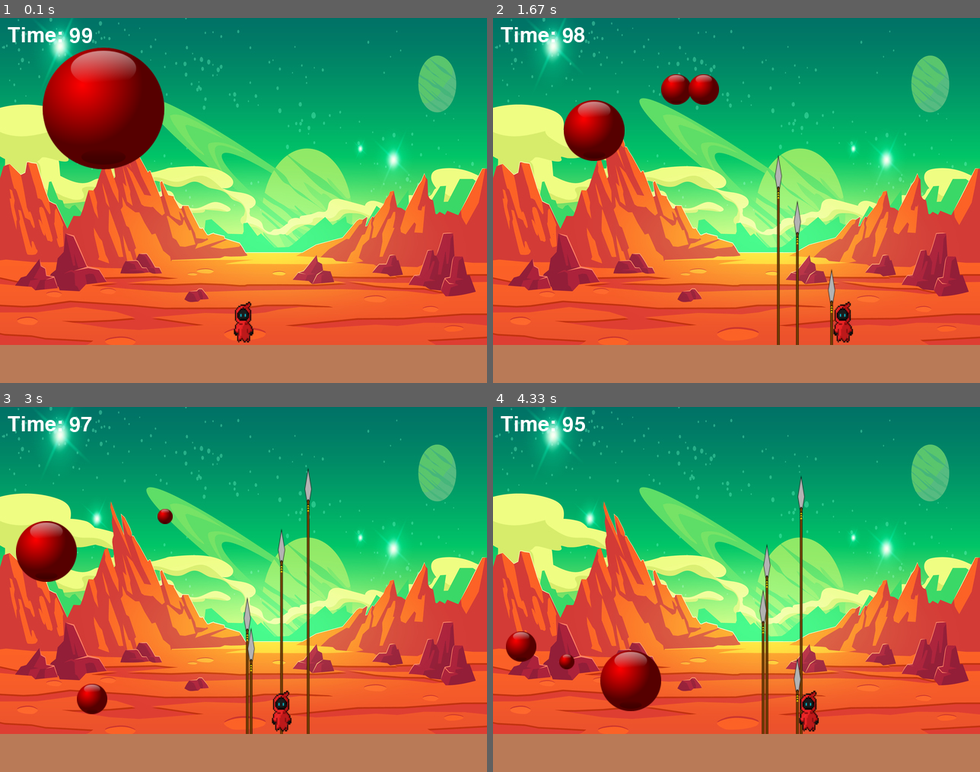
Above: before the commit, frames 1-4 (two rows, left to right).
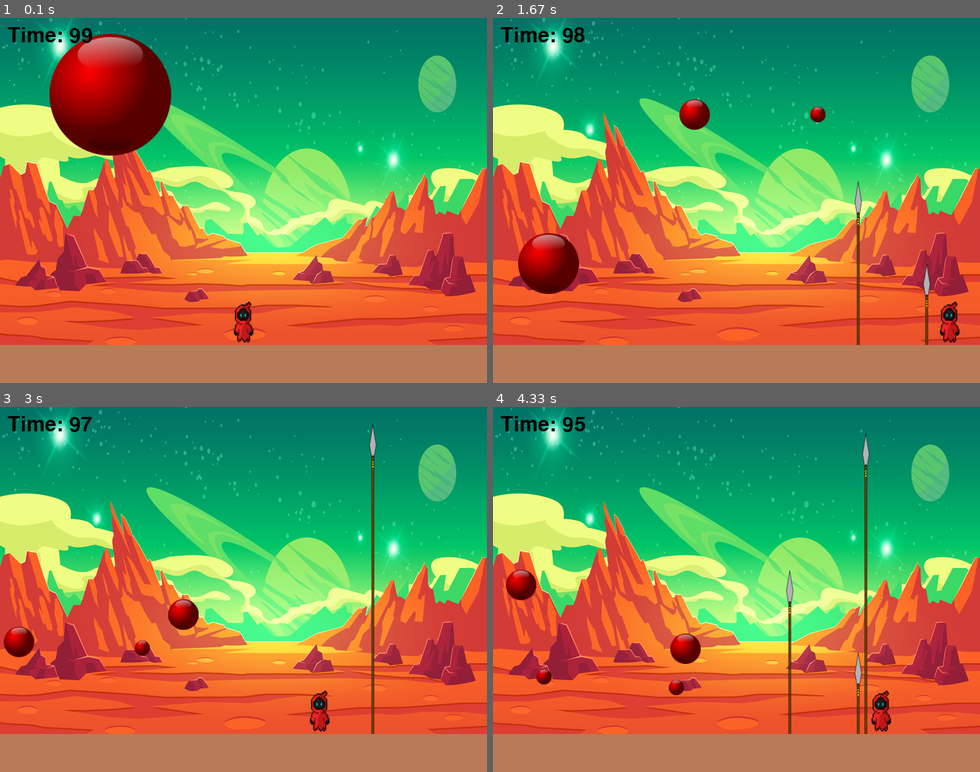
Above: after the commit, the same moments.

Repository: kyle456/pang-game
Game: pygame game, started from pygame_project/6_gameover.py
The game is run twice, just before and just after one commit, with the same random seed, the same clock (stepped at 60 frames per second) and the same inputs.
Inputs:
- Up to frame 1 (0.1 s): no input
- Up to frame 2 (1.67 s): tap Space at 0.33, 0.73, 1.03, 1.23, 1.53 s; hold Right 0.67-1.13 s; hold Right 1.17-1.63 s
- Up to frame 3 (3 s): hold Left 1.67-2.2 s; tap Space at 1.73, 2.03, 2.3, 2.6, 2.73 s; hold Left 2.23-2.63 s; hold Right from 2.67 s (still down)
- Up to frame 4 (4.33 s): tap Space at 3.03, 3.4, 3.7, 3.9, 4.2 s; release Right at 3.3 s; hold Left 3.33-3.8 s; hold Right 3.83-4.3 s

The runs differ from the first frame. In frame 1, 4.9% of the frame differs, in the area x 1-36%, y 2-42%; in frame 2, 6.9%, in the area x 1-96%, y 2-90%; in frame 3, 6.0%; in frame 4, 6.5%.

Commit message:
Fix: bug fix with break and continue

Diff:
--- a/pygame_project/6_gameover.py
+++ b/pygame_project/6_gameover.py
@@ -43,7 +43,7 @@
 weapon_width = weapon_size[0]
 
 weapons = []  # 무기는 여러 개 사용 가능
-weapon_speed = 10
+weapon_speed = 6
 
 ball_images = [
     pygame.image.load(os.path.join(image_path, f"balloon{i}.png")) for i in range(1, 5)
@@ -58,7 +58,7 @@
         "y_pos": 50,  # 공의 y 좌표
         "image_index": 0,  # balloon 번호
         "to_x": 3,  # 공의 x축 이동
-        "to_y": -6,  # 공의 y축 이동
+        "to_y": -7,  # 공의 y축 이동
         "init_speed_y": ball_speed_y[0],  # y축 이동 최초 속도
     }
 ]
@@ -78,7 +78,7 @@
 is_playing = True
 
 while is_playing:
-    delta = clock.tick(30)
+    delta = clock.tick(60)
 
     # 2. 이벤트 처리 (키보드 ,마우스 등)
     for event in pygame.event.get():
@@ -91,11 +91,12 @@
             elif event.key == pygame.K_RIGHT:
                 character_to_x += character_speed
             elif event.key == pygame.K_SPACE:
-                weapon_x_pos = (
-                    character_x_pos + (character_width / 2) - (weapon_width / 2)
-                )  # 캐릭터의 중앙
-                weapon_y_pos = character_y_pos  # 캐릭터의 가장 위
-                weapons.append((weapon_x_pos, weapon_y_pos))
+                if len(weapons) < 3:  # 무기 개수 3개로 제한
+                    weapon_x_pos = (
+                        character_x_pos + (character_width / 2) - (weapon_width / 2)
+                    )  # 캐릭터의 중앙
+                    weapon_y_pos = character_y_pos  # 캐릭터의 가장 위
+                    weapons.append((weapon_x_pos, weapon_y_pos))
 
         if event.type == pygame.KEYUP:  # 키보드를 떼면
             if event.key in {pygame.K_LEFT, pygame.K_RIGHT}:
@@ -131,7 +132,7 @@
         if ball_y_pos >= screen_height - stage_height - ball_height:
             ball["to_y"] = ball["init_speed_y"]
         else:
-            ball["to_y"] += 0.5  # 위로 진행할 때는 속도를 줄이고, 아래로 진행할 때는 속도를 늘림 (포물선 효과)
+            ball["to_y"] += 0.4  # 위로 진행할 때는 속도를 줄이고, 아래로 진행할 때는 속도를 늘림 (포물선 효과)
 
         ball["x_pos"] += ball["to_x"]
         ball["y_pos"] += ball["to_y"]
@@ -190,7 +191,7 @@
                             - (small_ball_height / 2),
                             "image_index": ball_image_index + 1,
                             "to_x": -3,
-                            "to_y": -6,
+                            "to_y": -7,
                             "init_speed_y": ball_speed_y[ball_image_index + 1],
                         }
                     )
@@ -206,11 +207,15 @@
                             - (small_ball_height / 2),
                             "image_index": ball_image_index + 1,
                             "to_x": 3,
-                            "to_y": -6,
+                            "to_y": -7,
                             "init_speed_y": ball_speed_y[ball_image_index + 1],
                         }
                     )
+
                 break
+        else:
+            continue
+        break
 
     # 충돌된 무기와 공 제거
     if weapon_to_remove > -1:
@@ -242,9 +247,7 @@
 
     # 경과 시간 계산
     elapsed_time = (pygame.time.get_ticks() - start_ticks) / 1000
-    timer = game_font.render(
-        f"Time: {int(total_time - elapsed_time)}", True, (255, 255, 255)
-    )
+    timer = game_font.render(f"Time: {int(total_time - elapsed_time)}", True, (0, 0, 0))
     screen.blit(timer, (10, 10))
 
     # 시간 초과 (실패)
@@ -255,7 +258,7 @@
     pygame.display.update()
 
 # 게임 종료 메시지 띄우기
-message = game_font.render(game_result, True, (255, 255, 0))
+message = game_font.render(game_result, True, (255, 0, 0))
 message_rect = message.get_rect(center=(int(screen_width / 2), int(screen_height / 2)))
 screen.blit(message, (message_rect))
 pygame.display.update()
